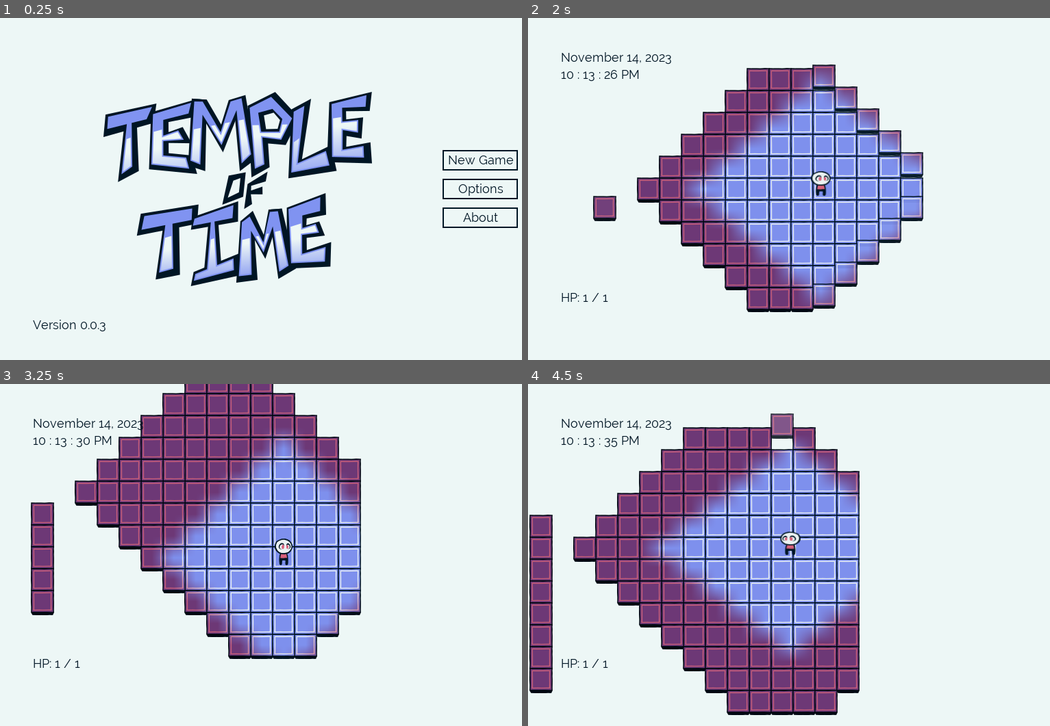
Above: before the commit, frames 1-4 (two rows, left to right).
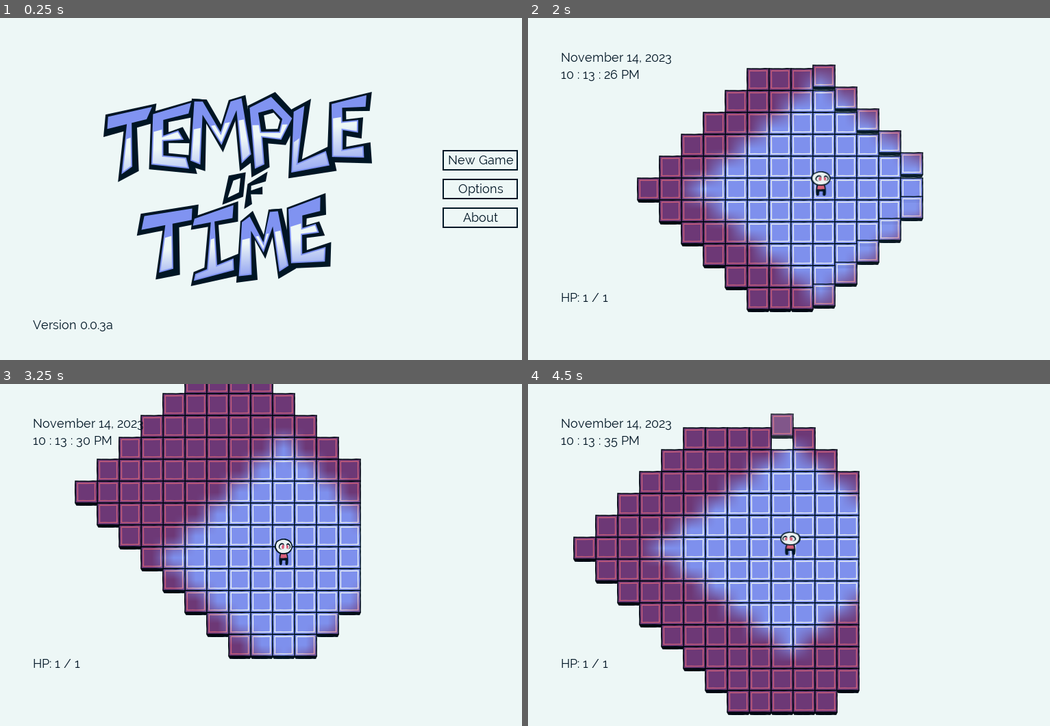
Above: after the commit, the same moments.

Repository: kairuma/temple-of-time
Game: Godot game, scene res://scene/state/MainMenu.tscn
Two runs of this game, one before a commit and one after it. Both use one fixed random seed, a clock stepped at 60 frames per second and the inputs below.
Inputs:
- Up to frame 1 (0.25 s): no input
- Up to frame 2 (2 s): click "New Game" at 0.5 s; hold Right (right) from 1.28 s (still down)
- Up to frame 3 (3.25 s): release Right (right) at 2.03 s; hold Down (down) 2.03-2.78 s; hold Right (right) from 2.78 s (still down)
- Up to frame 4 (4.5 s): release Right (right) at 3.53 s; hold Up (up) 3.53-4.28 s; hold Left (left) from 4.28 s (still down)

The runs differ from the first frame. In frame 1, less than 0.1% of the frame differs, in the area x 20-22%, y 89-91%; in frame 2, 0.3%; in frame 3, 1.5%; in frame 4, 2.3%, in the area x 0-5%, y 38-91%.
Error in both runs: Trying to assign value of type 'ProgressBar' to a variable of type 'Label'. (res://scene/entity/Player.gd:6)

Commit message:
Version 0.0.3a

Diff:
--- a/scene/Map.gd
+++ b/scene/Map.gd
@@ -539,13 +539,13 @@
 			tile.set_map_pos(n[0], n[1])
 			shown_tiles[floor_num][n[0] + n[1] * width] = true
 		if abs($Player.get_map_x() - n[0]) + abs($Player.get_map_y() - n[1]) + 1 <= fov:
-			if !visited.has(n[0] + (n[1] - 1) * width) and !q.has(n[0] + (n[1] - 1) * width):
+			if !visited.has(n[0] + (n[1] - 1) * width) and !q.has(n[0] + (n[1] - 1) * width) and n[1] - 1 >= 0:
 				q.append(n[0] + (n[1] - 1) * width)
-			if !visited.has(n[0] + (n[1] + 1) * width) and !q.has(n[0] + (n[1] + 1) * width):
+			if !visited.has(n[0] + (n[1] + 1) * width) and !q.has(n[0] + (n[1] + 1) * width) and n[1] + 1 < height:
 				q.append(n[0] + (n[1] + 1) * width)
-			if !visited.has(n[0] - 1 + n[1] * width) and !q.has(n[0] - 1 + n[1] * width):
+			if !visited.has(n[0] - 1 + n[1] * width) and !q.has(n[0] - 1 + n[1] * width) and n[0] - 1 >= 0:
 				q.append(n[0] - 1 + n[1] * width)
-			if !visited.has(n[0] + 1 + n[1] * width) and !q.has(n[0] + 1 + n[1] * width):
+			if !visited.has(n[0] + 1 + n[1] * width) and !q.has(n[0] + 1 + n[1] * width) and n[0] + 1 < width:
 				q.append(n[0] + 1 + n[1] * width)
 	for entity in $Entities.get_children():
 		if abs($Player.get_map_x() - entity.get_map_x()) + abs($Player.get_map_y() - entity.get_map_y()) <= fov:
--- a/scene/state/MainMenu.tscn
+++ b/scene/state/MainMenu.tscn
@@ -69,7 +69,7 @@
 margin_right = 752.0
 margin_bottom = 460.0
 size_flags_vertical = 10
-text = "Version 0.0.3"
+text = "Version 0.0.3a"
 
 [node name="AboutPopup" type="PanelContainer" parent="."]
 visible = false
@@ -94,7 +94,7 @@
 margin_right = 690.0
 margin_bottom = 647.0
 size_flags_horizontal = 3
-text = "Temple of Time 0.0.3
+text = "Temple of Time 0.0.3a
 Copyright (c) 2020 Kai Ruma
 
 This game uses Godot Engine, available under the following license:
Not shown, changed: CHANGELOG.md
Not shown, changed: README.md
